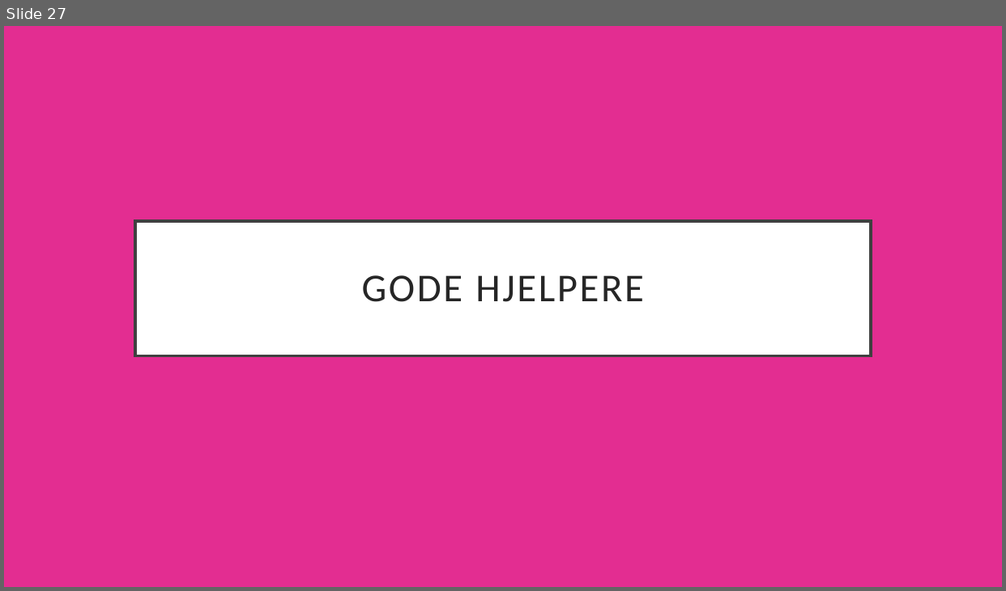
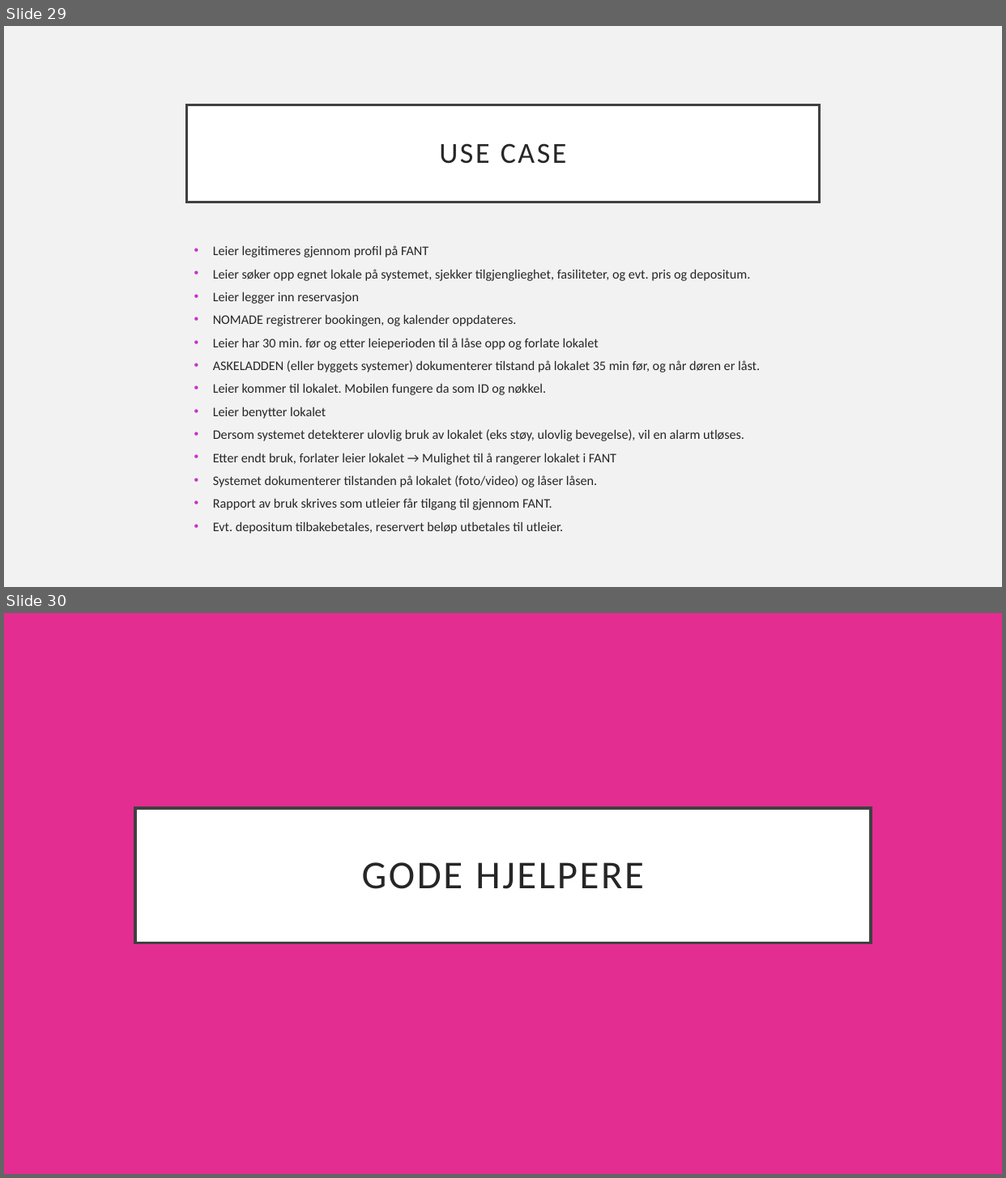
Before and after one commit to knowit/fant, a slide deck: doc/konsept/Fant-.pptx. Shown one above the other, each under a label of ours: slide 27 before the commit, slides 29 and 30 after it. The pictures are 1006x591 and 1006x1178 pixels, drawn with LibreOffice and Linux fonts; fonts in the diff are those of the drawing. Boxes give left, top, right and bottom in pixels: in the first picture for what was removed or moved away, otherwise in the second. Text is boxed around its words. In the diff, an @@ line names an element or a change of style, - is before the commit and + after.

```diff
--- a/doc/konsept/Fant-.pptx
+++ b/doc/konsept/Fant-.pptx
@@ slide 29 added at [4, 26, 1002, 587], background #F2F2F2 @@
@@ title added at [187, 105, 819, 202], fill #FFFFFF, outline #404040 2.5 pt, 28 pt, text #262626 @@
+USE CASE
@@ text added at [213, 246, 760, 534], 12.6 pt, text #262626 @@
+• Leier legitimeres gjennom profil på FANT
+• Leier søker opp egnet lokale på systemet, sjekker tilgjenglieghet, fasiliteter, og evt. pris og depositum.
+• Leier legger inn reservasjon
+• NOMADE registrerer bookingen, og kalender oppdateres.
+• Leier har 30 min. før og etter leieperioden til å låse opp og forlate lokalet
+• ASKELADDEN (eller byggets systemer) dokumenterer tilstand på lokalet 35 min før, og når døren er låst.
+• Leier kommer til lokalet. Mobilen fungere da som ID og nøkkel.
+• Leier benytter lokalet
+• Dersom systemet detekterer ulovlig bruk av lokalet (eks støy, ulovlig bevegelse), vil en alarm utløses.
+• Etter endt bruk, forlater leier lokalet → Mulighet til å rangerer lokalet i FANT
+• Systemet dokumenterer tilstanden på lokalet (foto/video) og låser låsen.
+• Rapport av bruk skrives som utleier får tilgang til gjennom FANT.
+• Evt. depositum tilbakebetales, reservert beløp utbetales til utleier.
@@ what was slide 27 is now slide 30 @@
```
Also in this commit, not shown: 9 slides changed, 2 other slides added.
